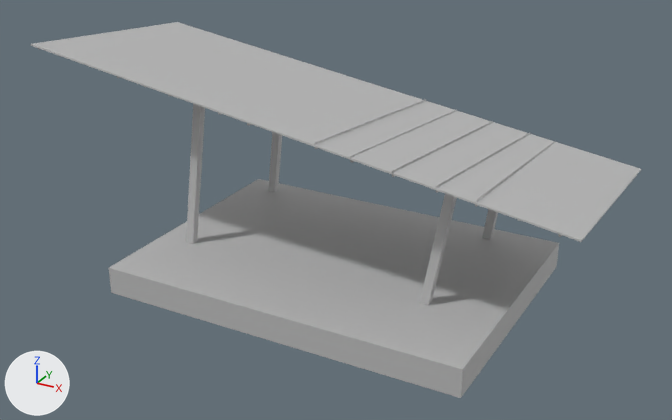
What one commit did to the FBX model Assets/MotherDuckLEVELS/Team01_theFeds/Meshes/h-stage.fbx.
Both versions are drawn from a camera (50 mm lens) standing at (18.2, -31.8, 19.2) and looking at (0.9, -0.3, 3.4). The lights are fixed; the arrows at lower left show +X, +Y and +Z. Where no turn or scale is listed for an object, it has been applied to the vertices.

Names of what the first picture shows: 'h_stage'.
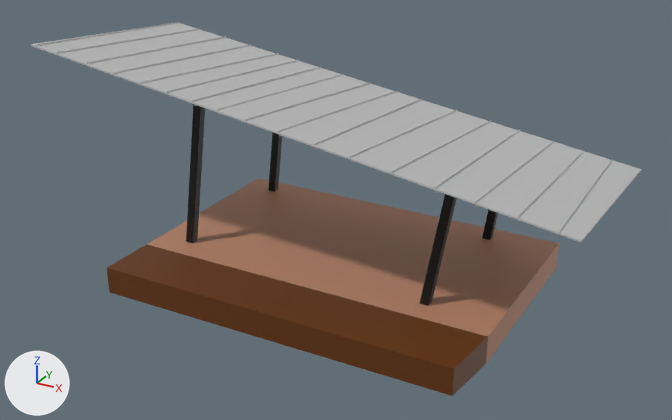
The newer file is also rescaled (x0.111), turned or shifted as a whole; pictures and numbers use the older file's frame.

Where the change shows, as pixel boxes [x1, y1, x2, y2] in the pictures (672 x 420 px; the box of a moved part takes in the faces that stretch with it):
'h_stage', reshaped
    before: [31, 22, 641, 398]
    after: [31, 22, 641, 396]
part 1 of me_mesh, added
    after: [35, 22, 179, 46]
part 2 of me_mesh, added
    after: [113, 44, 251, 74]
part 3 of me_mesh, added
    after: [140, 53, 279, 84]
part 4 of me_mesh, added
    after: [167, 60, 299, 93]
part 5 of me_mesh, added
    after: [192, 67, 321, 102]
part 6 of me_mesh, added
    after: [245, 82, 371, 121]
part 7 of me_mesh, added
    after: [277, 91, 397, 132]
part 8 of me_mesh, added
    after: [559, 159, 613, 233]
part 9 of me_mesh, added
    after: [518, 150, 585, 218]
part 10 of me_mesh, moved or reshaped
    before: [31, 22, 641, 304]
    after: [31, 23, 641, 306]
part 11 of me_mesh, recoloured (grey to black)
    both: [186, 104, 498, 305]
part 12 of me_mesh, recoloured (grey to brown)
    both: [109, 253, 488, 396]
part 13 of me_mesh, recoloured (grey to brown)
    both: [267, 205, 559, 363]

Patch to the scene script:
```diff
--- a/Assets/MotherDuckLEVELS/Team01_theFeds/Meshes/h-stage.fbx.py
+++ b/Assets/MotherDuckLEVELS/Team01_theFeds/Meshes/h-stage.fbx.py
@@ mat_lambert3 @@
+mat_lambert3 = principled_material('lambert3')
+mat_lambert3.base_color = (0.5, 0.238, 0.141)  # brown #bc8669
@@ mat_lambert4 @@
+mat_lambert4 = principled_material('lambert4')
+mat_lambert4.base_color = (0.129, 0.0347, 0.0)  # brown #653400
@@ mat_lambert2 @@
+mat_lambert2 = principled_material('lambert2')
+mat_lambert2.base_color = (0.0, 0.0, 0.0)  # black #000000
@@ me_mesh @@
-me_mesh.from_pydata(...)  # 260 vertices, 192 faces; spans x -12.0..12.0, y -5.7..5.7, z 0.0..9.7
+me_mesh.from_pydata(...)  # 356 vertices, 264 faces; spans x -12.0..12.0, y -5.7..5.7, z 0.0..9.7
+# me_mesh part 1: the loose piece of 8 vertices spanning x -11.8..-11.2, y -3.6..5.5, z 8.8..9.6 is copied, and the copy is moved by (0.0, -0.1, 0.1); it spans x -11.7..-11.3, y -3.8..5.4, z 8.9..9.7
+# me_mesh part 2: the loose piece of 8 vertices spanning x -7.5..-6.9, y -3.6..5.4, z 8.1..8.9 is copied, and the copy is moved by (0.0, -0.1, 0.2); it spans x -7.5..-6.9, y -3.8..5.4, z 8.3..9.1
+# me_mesh part 3: the loose piece of 8 vertices spanning x -6.1..-5.3, y -3.6..5.4, z 7.9..8.7 is copied, and the copy is moved by (0.0, -0.1, 0.2); it spans x -6.1..-5.3, y -3.8..5.3, z 8.1..8.9
+# me_mesh part 4: the loose piece of 8 vertices spanning x -4.8..-4.2, y -3.7..5.3, z 7.7..8.6 is copied, and the copy is moved by (0.0, -0.1, 0.2); it spans x -4.8..-4.2, y -3.8..5.3, z 7.9..8.7
+# me_mesh part 5: the loose piece of 8 vertices spanning x -3.6..-3.0, y -3.7..5.3, z 7.5..8.4 is copied, and the copy is moved by (0.0, -0.1, 0.2); it spans x -3.6..-3.0, y -3.9..5.3, z 7.7..8.5
+# me_mesh part 6: the loose piece of 8 vertices spanning x -2.4..-1.8, y -3.7..5.3, z 7.4..8.2 is copied, and the copy is moved by (1.4, -0.1, 0.0); it spans x -1.1..-0.4, y -3.9..5.3, z 7.3..8.1
+# me_mesh part 7: the loose piece of 8 vertices spanning x 2.0..2.4, y -4.0..5.2, z 7.0..7.7 is copied, and the copy is moved by (-1.5, 0.1, 0.2); it spans x 0.4..1.0, y -3.9..5.3, z 7.1..7.9
+# me_mesh part 8: the loose piece of 8 vertices spanning x 10.8..11.3, y -4.0..5.0, z 5.4..6.2 is copied, and the copy is moved by (0.0, 0.0, 0.2); it spans x 10.8..11.3, y -4.1..5.1, z 5.7..6.3
+# me_mesh part 9: the loose piece of 8 vertices spanning x 9.6..9.9, y -3.9..5.1, z 5.6..6.4 is copied, and the copy is moved by (0.0, 0.0, 0.1); it spans x 9.6..9.9, y -4.1..5.1, z 5.8..6.5
+# me_mesh part 10
+# 27 vertices are removed from x -12.0..8.4, y -4.0..5.4, z 6.0..9.7
+# 77 faces are deleted
+# 4 vertices in x 7.3, y 5.2, z 6.2..6.3 move by (-0.5, 0.0, 0.0)
+# 4 vertices in x 5.6, y 5.1, z 6.5 move by (-0.1, 0.1, 0.0)
+# 4 vertices in x -7.0..5.6, y -5.7..5.1, z 0.0..6.3 move by (-0.1, 0.0, 0.0)
+# 17 vertices move from x -8.4..8.9, y -5.7..5.4, z 0.0..8.5 to x -8.4..8.6, y -5.7..5.4, z 0.0..8.5
+# 46 vertices are added at x -12.0..8.3, y -4.0..5.4, z 6.0..9.6
+# 5 new vertices lie (-0.5, -9.2, 0.7) away from vertices in x -10.0..-8.4, y 5.4, z 8.5..8.8
+# 18 new faces join them, mat_lambert2 (black #000000)
+# 77 new faces join them, mat_lambert1 (grey #bcbcbc)
+# me_mesh part 11: 26 faces spanning x -11.7..11.2, y -2.2..5.5, z 1.2..9.3 switch from mat_lambert1 (grey #bcbcbc) to mat_lambert2 (black #000000)
+# me_mesh part 12: 4 faces spanning x -7.1..8.9, y -5.7..-3.3, z 0.0..1.2 switch from mat_lambert1 (grey #bcbcbc) to mat_lambert4 (brown #653400)
+# me_mesh part 13: 4 faces spanning x -7.0..8.9, y -3.3..5.7, z 0.0..1.2 switch from mat_lambert1 (grey #bcbcbc) to mat_lambert3 (brown #bc8669)
```
